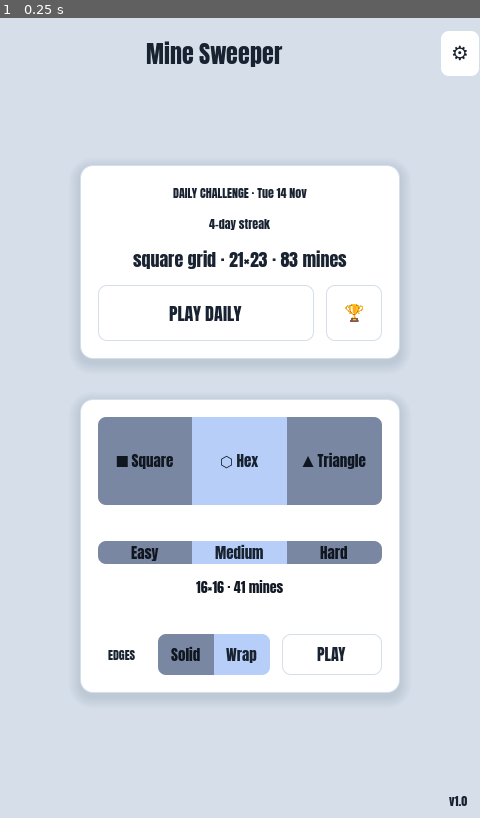
Above: before the commit, frame 1.
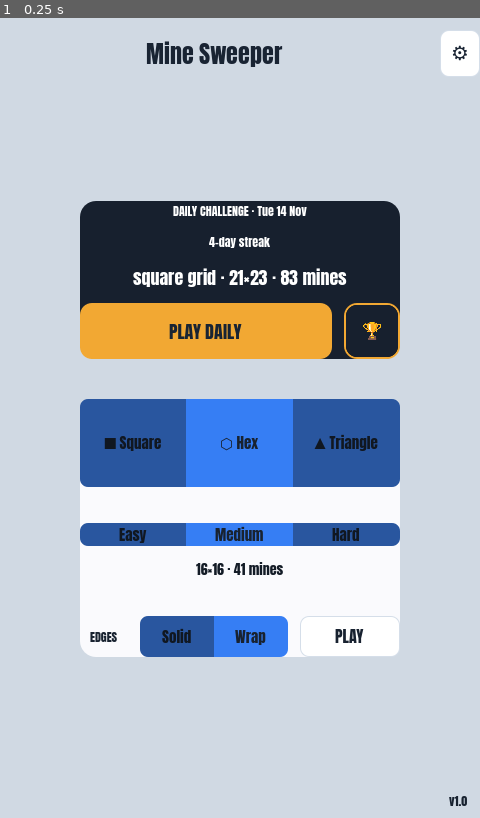
Above: after the commit, the same moment.

Repository: Kape99/mine-sweeper
Game: Godot game, scene res://Scenes/base.tscn
Two runs of this game, one before a commit and one after it. Both use one fixed random seed, a clock stepped at 60 frames per second and the inputs below.
Inputs:
- Up to frame 1 (0.25 s): no input

The runs differ from the first frame. In frame 1, 32% of the frame differs, in the area x 16-84%, y 18-85%.

Commit message:
Add modern_light color scheme matching menu redesign
- Added primary, surface, and inverse_text colors to ColorScheme.

- Created modern_light.tres with navy daily card, white settings card, blue accent, and orange primary.

- Updated main menu to use scheme colors for cards, labels, and buttons.

- Set modern_light as the default scheme.

Diff:
--- /dev/null
+++ b/Asset/ColorSchemes/modern_light.tres
@@ -0,0 +1,19 @@
+[gd_resource type="Resource" script_class="ColorScheme" load_steps=2 format=3]
+
+[ext_resource type="Script" path="res://Scripts/color_scheme.gd" id="1_script"]
+
+[resource]
+script = ExtResource("1_script")
+background = Color(0.815686, 0.85098, 0.890196, 1)
+unrevealed = Color(0.68, 0.73, 0.82, 1)
+revealed = Color(1, 1, 1, 1)
+flag = Color(0.1, 0.14, 0.2, 1)
+danger = Color(0.9, 0.25, 0.25, 1)
+highlight = Color(1, 0.85, 0.35, 1)
+number_light = Color(0.35, 0.55, 0.95, 1)
+number_dark = Color(0.25, 0.15, 0.55, 1)
+accent = Color(0.25, 0.52, 0.96, 1)
+primary = Color(0.95, 0.66, 0.2, 1)
+surface = Color(0.98, 0.98, 0.99, 1)
+inverse_text = Color(1, 1, 1, 1)
+hud_text = Color(0.1, 0.14, 0.2, 1)
--- a/Scripts/GUI/main_menu.gd
+++ b/Scripts/GUI/main_menu.gd
@@ -49,14 +49,55 @@
 func _apply_theme_colors() -> void:
 	_background.color = GlobalState.scheme.background
 
+	var accent: Color = GlobalState.scheme.accent
+	var primary: Color = GlobalState.scheme.primary
+	var surface: Color = GlobalState.scheme.surface
 	var text: Color = GlobalState.scheme.hud_text
+	var inverse: Color = GlobalState.scheme.inverse_text
+
 	_title_label.add_theme_color_override("font_color", text)
 	_settings_button.add_theme_color_override("font_color", text)
 	_account_button.add_theme_color_override("font_color", text)
-	_daily_label.add_theme_color_override("font_color", text)
-	_daily_summary.add_theme_color_override("font_color", text)
-	_streak_badge.add_theme_color_override("font_color", text)
 	_difficulty_summary.add_theme_color_override("font_color", text.darkened(0.25))
+
+	var daily_card_style: StyleBoxFlat = StyleBoxFlat.new()
+	daily_card_style.bg_color = text.darkened(0.1)
+	daily_card_style.corner_radius_top_left = 16
+	daily_card_style.corner_radius_top_right = 16
+	daily_card_style.corner_radius_bottom_right = 16
+	daily_card_style.corner_radius_bottom_left = 16
+	$CenterContainer/Panel/DailyCard.add_theme_stylebox_override("panel", daily_card_style)
+
+	var daily_button_style: StyleBoxFlat = StyleBoxFlat.new()
+	daily_button_style.bg_color = primary
+	daily_button_style.corner_radius_top_left = 12
+	daily_button_style.corner_radius_top_right = 12
+	daily_button_style.corner_radius_bottom_right = 12
+	daily_button_style.corner_radius_bottom_left = 12
+	_daily_button.add_theme_stylebox_override("normal", daily_button_style)
+	_daily_button.add_theme_color_override("font_color", text)
+
+	var trophy_style: StyleBoxFlat = daily_button_style.duplicate()
+	trophy_style.bg_color = Color(0, 0, 0, 0)
+	trophy_style.border_width_left = 2
+	trophy_style.border_width_top = 2
+	trophy_style.border_width_right = 2
+	trophy_style.border_width_bottom = 2
+	trophy_style.border_color = primary
+	_leaderboard_button.add_theme_stylebox_override("normal", trophy_style)
+	_leaderboard_button.add_theme_color_override("font_color", primary)
+
+	_daily_label.add_theme_color_override("font_color", inverse)
+	_daily_summary.add_theme_color_override("font_color", inverse)
+	_streak_badge.add_theme_color_override("font_color", inverse)
+
+	var settings_card_style: StyleBoxFlat = StyleBoxFlat.new()
+	settings_card_style.bg_color = surface
+	settings_card_style.corner_radius_top_left = 16
+	settings_card_style.corner_radius_top_right = 16
+	settings_card_style.corner_radius_bottom_right = 16
+	settings_card_style.corner_radius_bottom_left = 16
+	$CenterContainer/Panel/SettingsCard.add_theme_stylebox_override("panel", settings_card_style)
 
 	_sync_segmented_widgets()
 	_update_difficulty_summary()
--- a/Scripts/color_scheme.gd
+++ b/Scripts/color_scheme.gd
@@ -31,8 +31,14 @@
 @export var number_dark: Color = Color.BLACK
 
 @export_group("HUD")
-## Bar behind the mine counter and timer; also tints the defuse button.
+## Bar behind the mine counter and timer; also tints the defuse button and selected chips.
 @export var accent: Color = Color.WHITE
+## Primary action color (e.g. PLAY DAILY button).
+@export var primary: Color = Color.ORANGE
+## Card/surface background (e.g. settings panel).
+@export var surface: Color = Color.WHITE
+## Text color for dark surfaces (e.g. labels on the daily challenge card).
+@export var inverse_text: Color = Color.WHITE
 ## Text and icon color of the mine counter and timer, drawn over [member accent].
 @export var hud_text: Color = Color.BLACK
 
--- a/Scripts/global_state.gd
+++ b/Scripts/global_state.gd
@@ -37,13 +37,14 @@
 var color_schemes: Dictionary = {
 	# Matches the UI theme Asset/soft_light.tres.
 	"soft_light": preload("res://Asset/ColorSchemes/soft_light.tres"),
+	"modern_light": preload("res://Asset/ColorSchemes/modern_light.tres"),
 }
 
 ## Emitted after [member selected_scheme] changes, so UI can recolor itself.
 signal theme_changed
 
 ## Key into [member color_schemes] for the active scheme.
-var selected_scheme: String = "soft_light":
+var selected_scheme: String = "modern_light":
 	set(value):
 		selected_scheme = value
 		RenderingServer.set_default_clear_color(scheme.background)
